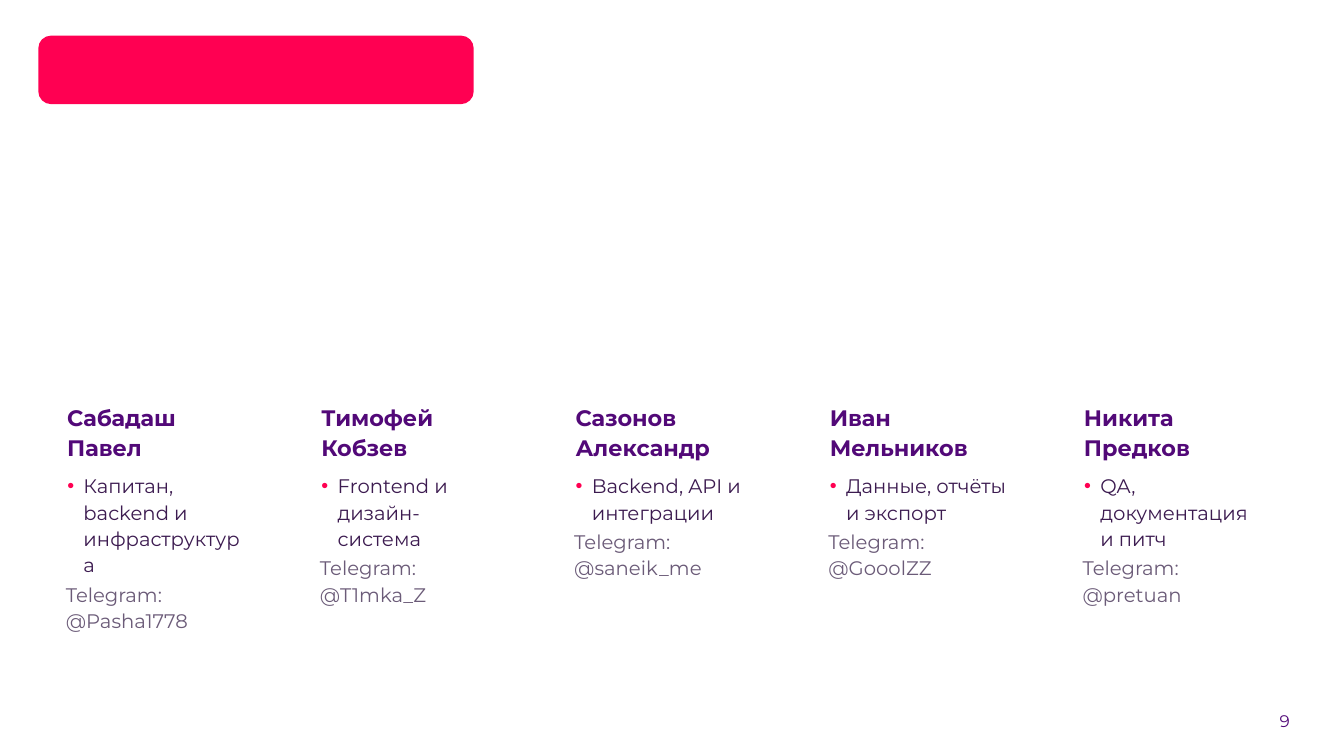
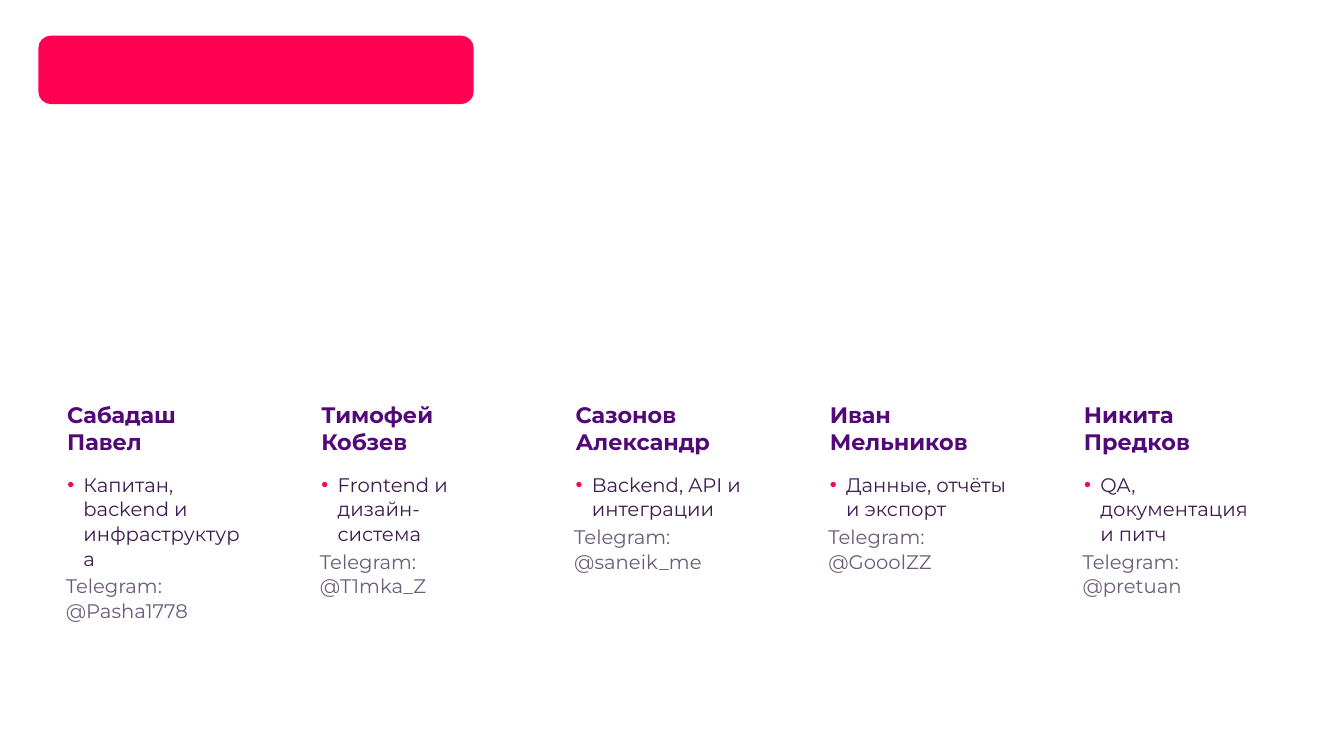
Before and after one commit to Pavel1778/rtk-crm, a slide deck: slide 9 of docs/presentation/RTK-CRM-LCT2026.pptx. Drawn at 1344x756 pixels with LibreOffice and Linux fonts; fonts in the diff are those of the drawing; background and template pictures are left out. Boxes give left, top, right and bottom in pixels: in the first picture for what was removed or moved away, otherwise in the second. Text is boxed around its words. In the diff, an @@ line names an element or a change of style, - is before the commit and + after.

Commit message:
fix: вёрстка KPI-плиток, демо-данные сида и номера шагов презентации
- seed: досоздание B2B/B2C-карточек по ключу (вуз, продукт), база без
  B2C-воронки больше не остаётся без заявок; задачи и комментарии
  добавляются недостающим карточкам
- отчёты: сетка KPI переведена на auto-fit, пятая плитка не остаётся
  одна во втором ряду
- презентация: номера шагов «02»/«03» больше не переносятся на две строки
- check_presentation_layout: регрессия на разбитый номер шага
- скрипты сборки артефактов и съёмки убраны из репозитория (только PPTX/PDF)

pytest 208 passed; ruff, mypy, tsc и сборка frontend — чисто.

```diff
--- a/docs/presentation/RTK-CRM-LCT2026.pptx
+++ b/docs/presentation/RTK-CRM-LCT2026.pptx
@@ line spacing 1.12 to 1 in 5 elements at box(321, 406, 433, 451), box(67, 406, 176, 451), box(576, 407, 710, 455), box(830, 407, 968, 451), box(1084, 407, 1190, 455) @@
@@ line spacing 1.12 to 1.05 in 5 elements at box(320, 477, 447, 597), box(574, 477, 740, 573), box(828, 478, 1006, 573), box(66, 478, 188, 622), box(1083, 478, 1247, 597) @@
@@ text removed at box(1280, 715, 1290, 727) @@
-9
```
Also in this commit, not shown: 9 other slides changed, 13 other files.
